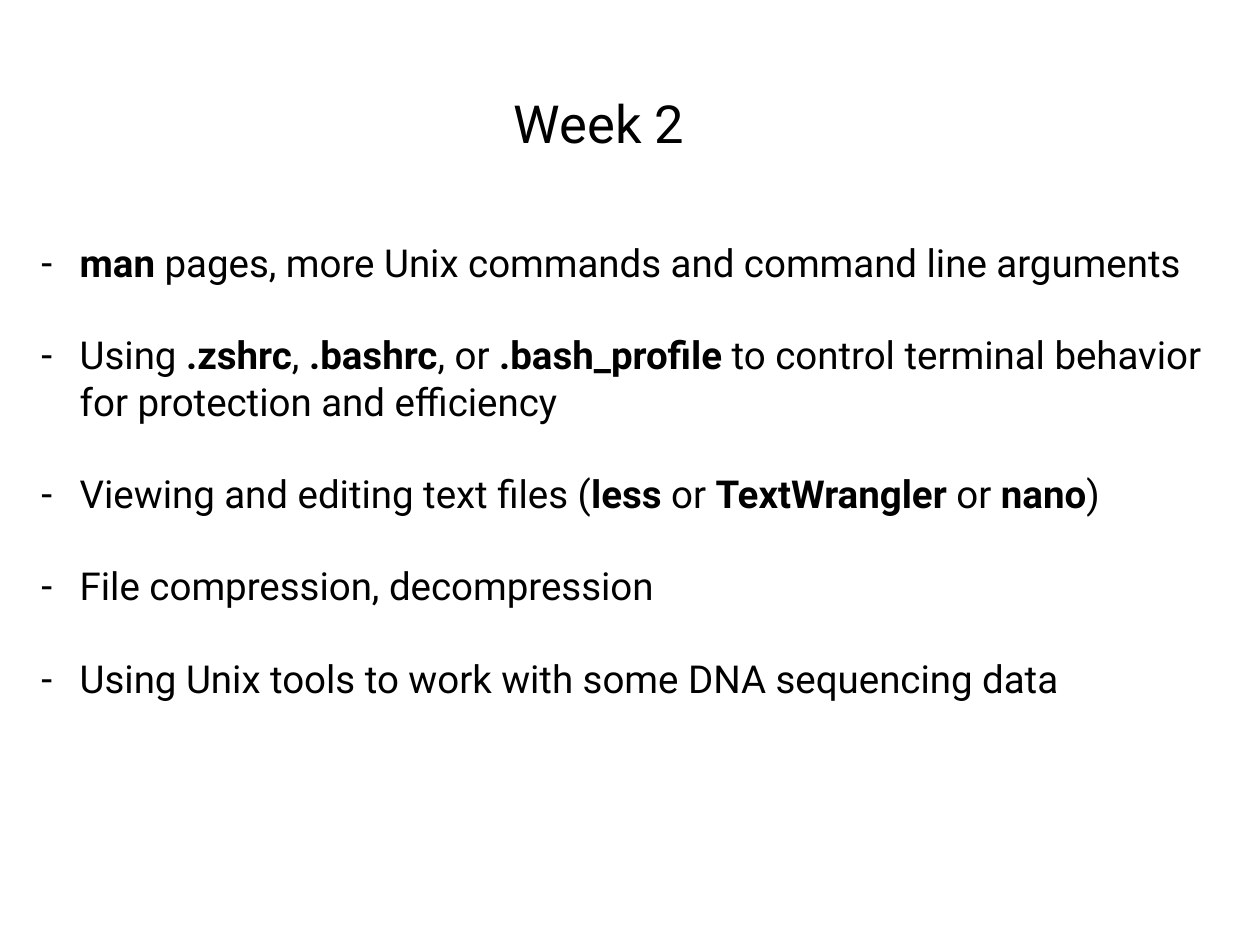
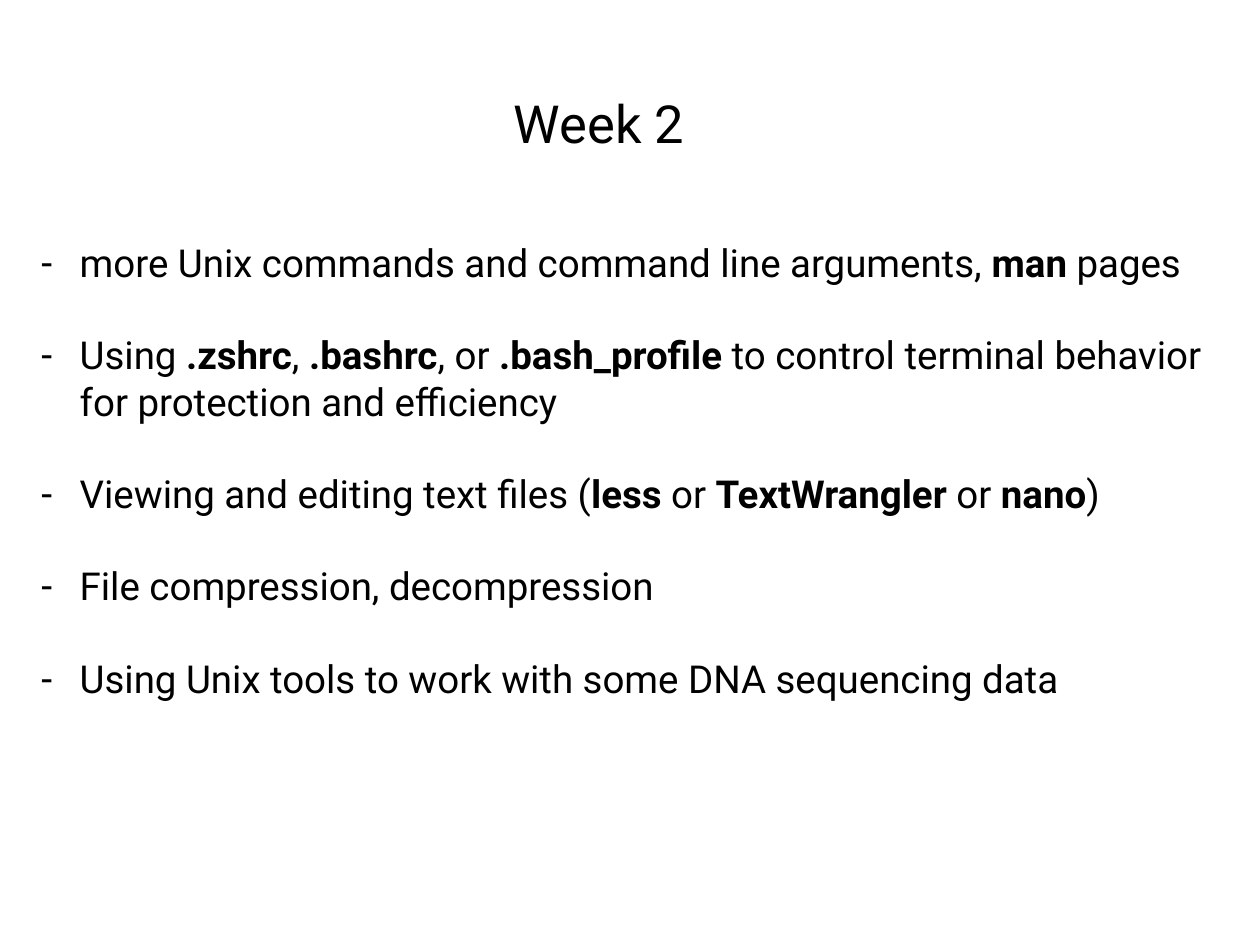
Before and after one commit to tparchman/F22_BIOL792_coursepage, a slide deck: slide 1 of week2_UnixII/week2.pptx. Drawn at 1260x945 pixels with LibreOffice and Linux fonts; fonts in the diff are those of the drawing. Boxes give left, top, right and bottom in pixels: in the first picture for what was removed or moved away, otherwise in the second. Text is boxed around its words. In the diff, an @@ line names an element or a change of style, - is before the commit and + after.

```diff
--- a/week2_UnixII/week2.pptx
+++ b/week2_UnixII/week2.pptx
@@ text at (x1=80, y1=248, x2=1181, y2=285): text changed @@
-– man pages, more Unix commands and command line arguments
+– more Unix commands and command line arguments, man pages
```
Also in this commit, not shown: 1 other slide changed, 1 other file.
